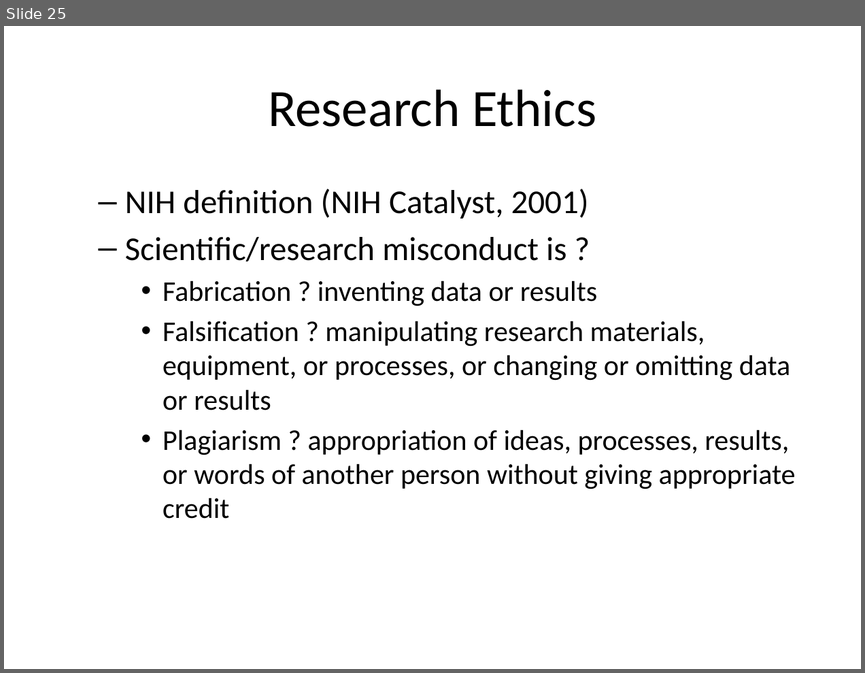
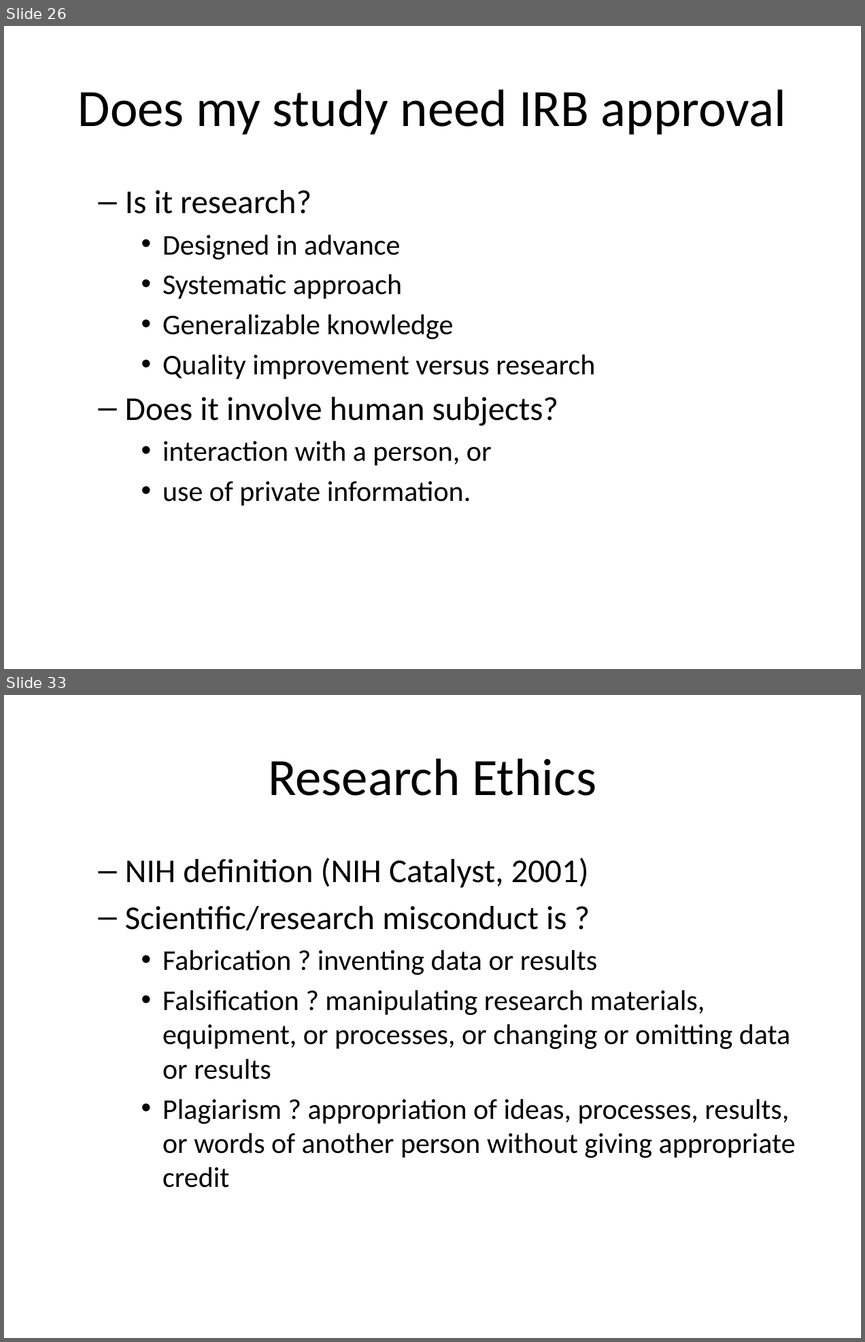
Before and after one commit to classes-medb/5510, a slide deck: doc/video-02-planning.pptx. Shown one above the other, each under a label of ours: slide 25 before the commit, slides 26 and 33 after it; the slides between them are not shown. The pictures are 865x673 and 865x1342 pixels, drawn with LibreOffice and Linux fonts; fonts in the diff are those of the drawing. Boxes give left, top, right and bottom in pixels: in the first picture for what was removed or moved away, otherwise in the second. Text is boxed around its words. In the diff, an @@ line names an element or a change of style, - is before the commit and + after.

```diff
--- a/doc/video-02-planning.pptx
+++ b/doc/video-02-planning.pptx
@@ slide 26 added at box(4, 26, 861, 669), background #FFFFFF @@
@@ title added at box(78, 89, 786, 135), 44 pt, text #000000 @@
+Does my study need IRB approval
@@ text added at box(125, 190, 595, 505), 24 pt, text #000000 @@
+  – Is it research?
+    • Designed in advance
+    • Systematic approach
+    • Generalizable knowledge
+    • Quality improvement versus research
+  – Does it involve human subjects?
+    • interaction with a person, or
+    • use of private information.
@@ what was slide 25 is now slide 33 @@
```
Also in this commit, not shown: 10 slides changed, 20 other slides added, 13 slides removed, 6 other files.
